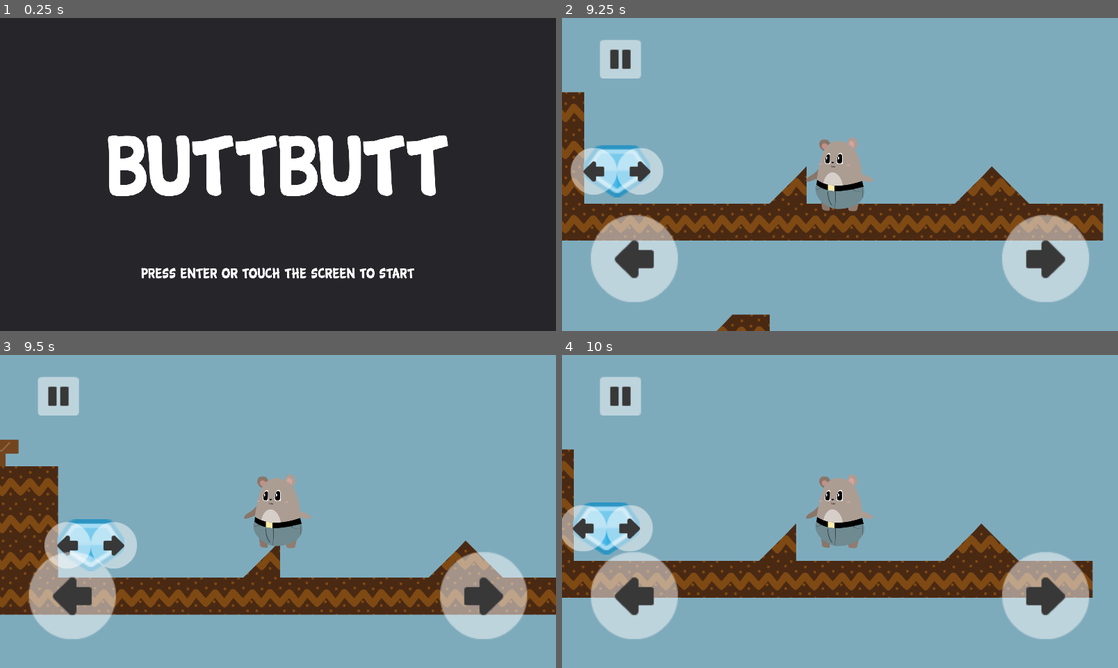
Above: before the commit, frames 1-4 (two rows, left to right).
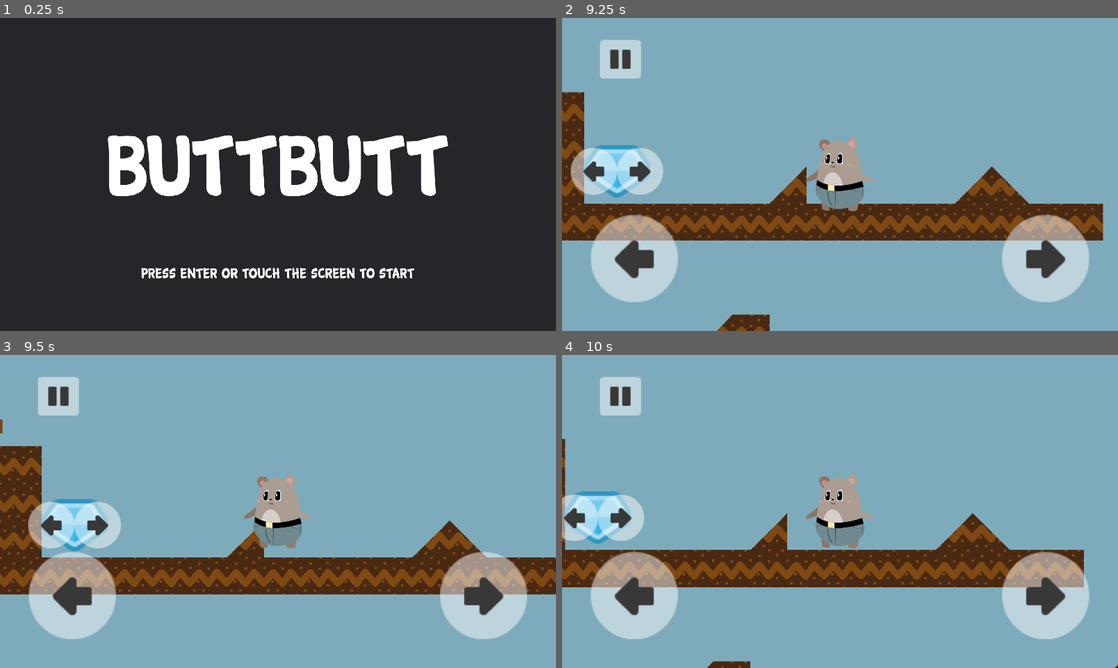
Above: after the commit, the same moments.

Repository: arnaudcoj/buttbutt_adventures
Game: Godot game, scene res://Main/scenes/Main.tscn
The game is run twice, just before and just after one commit, with the same random seed, the same clock (stepped at 60 frames per second) and the same inputs.
Inputs (mouse positions are in pixels of both pictures, inside the frame that each line leads up to):
- Up to frame 1 (0.25 s): no input
- Up to frame 2 (9.25 s): tap Enter (ui_accept) at 0.5, 0.77, 1.52, 3.02, 3.77, 4.25, 4.52, 6.02, 6.77, 7.52, 8, 9.02 s; move the mouse to (812, 237) at 0.52 s; hold Right (right_action) 0.53-2.03 s; click (812, 237) at 0.67 s; move the mouse to (1006, 221) at 1.27 s; move the mouse to (673, 127) at 2.02 s; hold Left (left_action) 2.03-4.28 s; move the mouse to (867, 174) at 2.77 s; click (867, 174) at 2.92 s; move the mouse to (756, 96) at 3.52 s; move the mouse to (962, 158) at 4.27 s; hold Right (right_action) 4.28-8.03 s; move the mouse to (728, 190) at 5.02 s; click (728, 190) at 5.17 s; move the mouse to (895, 105) at 5.77 s; move the mouse to (812, 237) at 6.52 s; move the mouse to (1006, 221) at 7.27 s; click (1006, 221) at 7.42 s; move the mouse to (673, 127) at 8.02 s; hold Left (left_action) from 8.03 s (still down); move the mouse to (867, 174) at 8.77 s
- Up to frame 3 (9.5 s): keep holding Left (left_action)
- Up to frame 4 (10 s): move the mouse to (756, 433) at 9.52 s; release Left (left_action) at 9.53 s; hold Right (right_action) from 9.53 s (still down); click (756, 433) at 9.67 s; tap Enter (ui_accept) at 9.77 s

Frames 1-2 are identical in both runs. In frame 3, 20% of the frame differs, in the area x 0-100%, y 20-84%; in frame 4, 14%.
Error in both runs: Trying to assign value of type 'Node' to a variable of type 'KinematicBody2D'. (res://Main/scripts/Splash.gd:4)

Commit message:
LedgeGrab state first pass

Diff:
--- a/sources/entities/buttbutt/ButtButt.tscn
+++ b/sources/entities/buttbutt/ButtButt.tscn
@@ -11,11 +11,12 @@
 [ext_resource path="res://entities/buttbutt/fsm/Walk.gd" type="Script" id=9]
 [ext_resource path="res://entities/buttbutt/fsm/Jump.gd" type="Script" id=10]
 [ext_resource path="res://entities/buttbutt/fsm/Fall.gd" type="Script" id=11]
+[ext_resource path="res://entities/buttbutt/fsm/LedgeGrab.gd" type="Script" id=12]
 
 [sub_resource type="RectangleShape2D" id=1]
 extents = Vector2( 50, 100 )
 
-[sub_resource type="CapsuleShape2D" id=3]
+[sub_resource type="CapsuleShape2D" id=2]
 radius = 60.0
 height = 120.0
 
@@ -52,13 +53,13 @@
 script = ExtResource( 4 )
 
 [node name="LeftLedgeDetector" parent="LedgeDetectors" instance=ExtResource( 5 )]
-position = Vector2( -52, -200 )
+position = Vector2( -57, -200 )
 
 [node name="RaycastDestination" parent="LedgeDetectors/LeftLedgeDetector" index="1"]
 position = Vector2( 2, 200 )
 
 [node name="RightLedgeDetector" parent="LedgeDetectors" instance=ExtResource( 5 )]
-position = Vector2( 52, -200 )
+position = Vector2( 57, -200 )
 
 [node name="InteractionArea" type="Area2D" parent="."]
 position = Vector2( 0, -99.9696 )
@@ -85,6 +86,11 @@
 
 [node name="Fall" type="Node" parent="FSM"]
 script = ExtResource( 11 )
+
+[node name="LedgeGrab" type="Node" parent="FSM"]
+script = ExtResource( 12 )
+
+[node name="Tween" type="Tween" parent="FSM/LedgeGrab"]
 [connection signal="area_entered" from="InteractionArea" to="." method="_on_area_entered"]
 
 [editable path="LedgeDetectors/LeftLedgeDetector"]
--- a/sources/entities/buttbutt/buttbutt.gd
+++ b/sources/entities/buttbutt/buttbutt.gd
@@ -26,5 +26,21 @@
 		print("controls changed : ", area.left_action, area.right_action)
 		emit_signal("controls", area.left_action, area.right_action)
 
+func can_grab_left_ledge():
+	if is_on_wall():
+		var ledge_position = null
+		if velocity.x < 0:
+			ledge_position = ledge_detectors.left_ledge_detector.get_ledge_position()
+		return ledge_position != null
+	return false
+
+func can_grab_right_ledge():
+	if is_on_wall():
+		var ledge_position = null
+		if velocity.x > 0:
+			ledge_position = ledge_detectors.right_ledge_detector.get_ledge_position()
+		return ledge_position != null
+	return false
+
 func on_pause():
 	controler.reset()
--- a/sources/entities/buttbutt/fsm/Fall.gd
+++ b/sources/entities/buttbutt/fsm/Fall.gd
@@ -1,6 +1,9 @@
 extends FSMState
 
 func get_next_state():
+	if Input.is_action_pressed("walk_left") and body.can_grab_left_ledge() \
+		or Input.is_action_pressed("walk_right") and body.can_grab_right_ledge():
+		return $"../LedgeGrab"
 	if body.is_on_floor():
 		if Input.is_action_pressed("walk_left") or Input.is_action_pressed("walk_right"):
 			return $"../Walk"
@@ -21,16 +24,6 @@
 
 	body.velocity.y += 2000 * delta
 
-	# todo better placement
-	if body.is_on_wall():
-		var ledge_position = null
-		if body.velocity.x < 0:
-			ledge_position = body.ledge_detectors.left_ledge_detector.get_ledge_position()
-		elif body.velocity.x > 0:
-			ledge_position = body.ledge_detectors.right_ledge_detector.get_ledge_position()
-		if ledge_position != null:
-			body.position.y = ledge_position.y - 2
-
 	if body.is_on_wall():
 		body.move_and_slide(body.velocity, Vector2(0, -1), true, 4, 0.85)
 	else:
--- a/sources/entities/buttbutt/fsm/Jump.gd
+++ b/sources/entities/buttbutt/fsm/Jump.gd
@@ -1,6 +1,9 @@
 extends FSMState
 
 func get_next_state():
+	if Input.is_action_pressed("walk_left") and body.can_grab_left_ledge() \
+		or Input.is_action_pressed("walk_right") and body.can_grab_right_ledge():
+		return $"../LedgeGrab"
 	if body.is_on_floor():
 		if Input.is_action_pressed("walk_left") or Input.is_action_pressed("walk_right"):
 			return $"../Walk"
@@ -30,16 +33,6 @@
 
 	body.velocity.y += 2000 * delta
 
-	# todo better placement
-	if body.is_on_wall():
-		var ledge_position = null
-		if body.velocity.x < 0:
-			ledge_position = body.ledge_detectors.left_ledge_detector.get_ledge_position()
-		elif body.velocity.x > 0:
-			ledge_position = body.ledge_detectors.right_ledge_detector.get_ledge_position()
-		if ledge_position != null:
-			body.position.y = ledge_position.y - 2
-
 	body.move_and_slide(body.velocity, Vector2(0, -1), true, 4, 0.85)
 
 func enter_state():
--- /dev/null
+++ b/sources/entities/buttbutt/fsm/LedgeGrab.gd
@@ -0,0 +1,54 @@
+extends FSMState
+
+var tween_completed := false
+export var anim_pixels_by_seconds : float = 500
+
+onready var tween = $Tween
+
+func get_next_state():
+	if tween_completed:
+		if Input.is_action_just_pressed("jump"):
+			return $"../Jump"
+		if Input.is_action_pressed("walk_left") or Input.is_action_pressed("walk_right"):
+			return $"../Walk"
+		if not body.is_on_floor():
+			return $"../Fall"
+
+func enter_state():
+	.enter_state()
+
+	tween_completed = false
+	tween.connect("tween_all_completed", self, "on_tween_completed")
+
+	var origin := body.position
+	var destination := get_destination_position()
+	var travel := destination - origin
+	var time := get_anim_length(travel.length())
+	tween.interpolate_property(body, "position", origin, destination, time, Tween.TRANS_LINEAR, Tween.EASE_IN_OUT)
+	tween.start()
+
+func leave_state():
+	.leave_state()
+	tween.disconnect("tween_all_completed", self, "on_tween_completed")
+	body.velocity = Vector2.ZERO
+
+func update_physics(delta):
+	pass
+
+func get_destination_position() -> Vector2 :
+	var destination
+	if body.can_grab_left_ledge():
+		destination = body.ledge_detectors.left_ledge_detector.get_ledge_position()
+		destination.x = body.position.x - 5
+	elif body.can_grab_right_ledge():
+		destination = body.ledge_detectors.right_ledge_detector.get_ledge_position()
+		destination.x = body.position.x + 5
+	destination.y -= 5
+	return destination
+
+func get_anim_length(distance : float) -> float :
+	return distance / anim_pixels_by_seconds
+
+func on_tween_completed():
+	tween_completed = true
+	print("jaj")
--- a/sources/entities/buttbutt/fsm/Walk.gd
+++ b/sources/entities/buttbutt/fsm/Walk.gd
@@ -3,6 +3,9 @@
 func get_next_state():
 	if Input.is_action_just_pressed("jump"):
 		return $"../Jump"
+	if Input.is_action_pressed("walk_left") and body.can_grab_left_ledge() \
+		or Input.is_action_pressed("walk_right") and body.can_grab_right_ledge():
+		return $"../LedgeGrab"
 	if not Input.is_action_pressed("walk_left") and not Input.is_action_pressed("walk_right"):
 		return $"../Idle"
 	if not body.is_on_floor():
@@ -55,15 +58,5 @@
 		body.velocity.x += 500 * abs(normal.y)
 		body.velocity.y += 500 * normal.x
 
-	# todo better placement
-	if body.is_on_wall():
-		var ledge_position = null
-		if body.velocity.x < 0:
-			ledge_position = body.ledge_detectors.left_ledge_detector.get_ledge_position()
-		elif body.velocity.x > 0:
-			ledge_position = body.ledge_detectors.right_ledge_detector.get_ledge_position()
-		if ledge_position != null:
-			body.position.y = ledge_position.y - 2
-
 	if body.velocity.x != 0:
 		body.move_and_slide_with_snap(body.velocity, Vector2(0, 32), Vector2.UP, true, 4, 0.85)
Not shown: 2 places in sources/entities/buttbutt/ButtButt.tscn that only renumber resources
